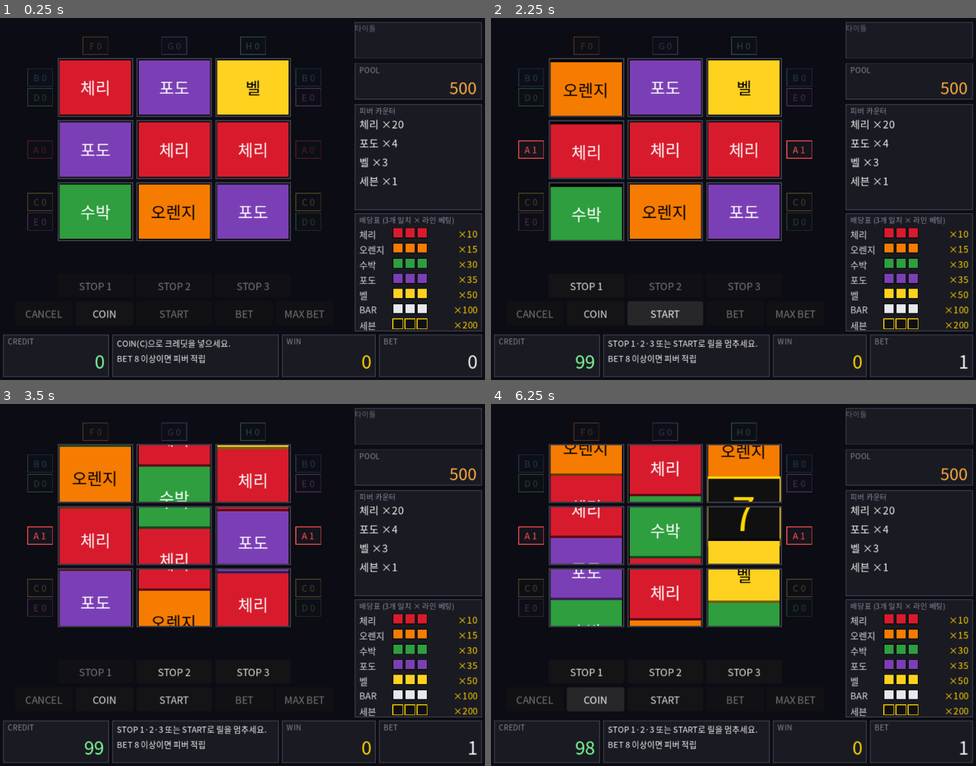
Above: before the commit, frames 1-4 (two rows, left to right).
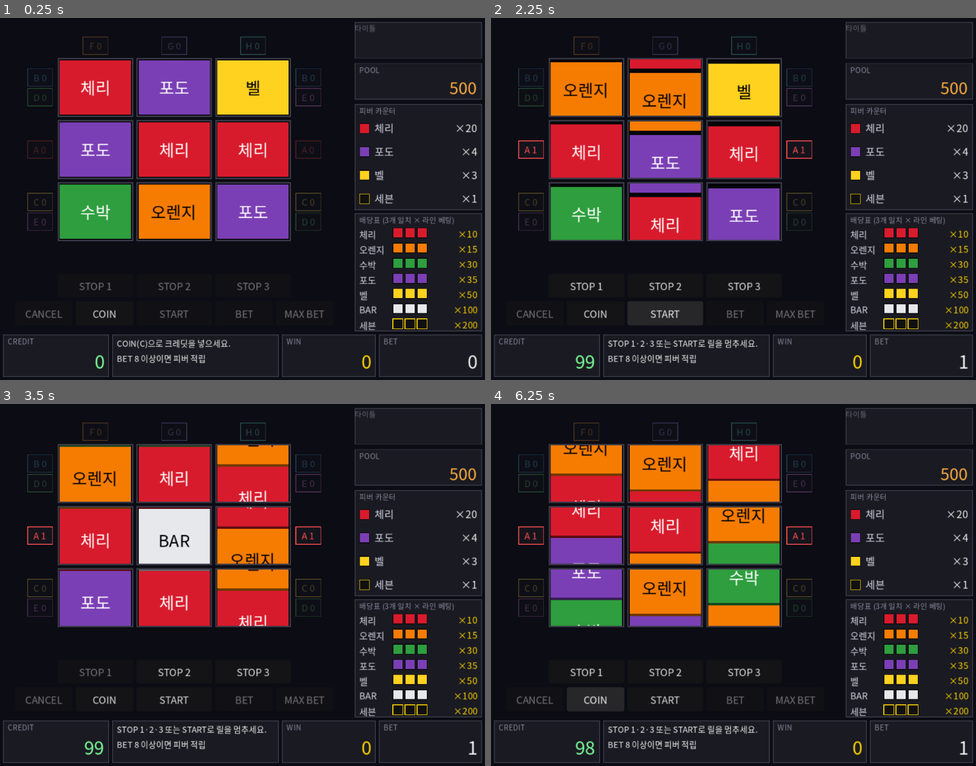
Above: after the commit, the same moments.

Repository: maroochee-code/FruitSlot
Game: Godot game, scene res://scenes/main.tscn
Two runs of this game, one before a commit and one after it. Both use one fixed random seed, a clock stepped at 60 frames per second and the inputs below.
Inputs:
- Up to frame 1 (0.25 s): no input
- Up to frame 2 (2.25 s): click "COIN" at 0.5 s; click "BET" at 1.25 s; click "START" at 2 s
- Up to frame 3 (3.5 s): click "STOP 1" at 2.75 s
- Up to frame 4 (6.25 s): click "STOP 2" at 3.5 s; click "STOP 3" at 4.25 s; click "START" at 5 s; click "COIN" at 5.75 s

The runs differ from the first frame. In frame 1, 0.8% of the frame differs, in the area x 74-99%, y 27-52%; in frame 2, 8.9%; in frame 3, 11%; in frame 4, 15%, in the area x 28-99%, y 11-62%.

Commit message:
v0.5.0 5-A: 피버 카운터 패널(마지막 1회 깜빡임), POOL 색 3단계(feel.json 기준), 기획서 8·9장 balance.json 기준 명시

Diff:
--- a/data/feel.json
+++ b/data/feel.json
@@ -5,11 +5,13 @@
 	"slide_ease_power": 3.0,
 	"bounce_cells": 0.15,
 	"bounce_time": 0.14,
-	"reel_start_delay": [0.0, 0.3, 0.5],
-	"reel_speed_scale": [1.0, 0.7, 1.3],
+	"reel_start_delay": [0.0, 0.08, 0.16],
+	"reel_speed_scale": [1.0, 0.95, 1.05],
 	"auto_stop_start": 3.0,
 	"auto_stop_interval": 0.4,
 	"quick_stop_interval": 0.15,
 	"start_lock_sec": 0.3,
-	"result_delay": 0.25
+	"result_delay": 0.25,
+	"pool_yellow_from": 1000,
+	"pool_red_from": 1500
 }
--- a/data/feel-bak.json
+++ b/data/feel_bak.json
@@ -11,5 +11,7 @@
 	"auto_stop_interval": 0.4,
 	"quick_stop_interval": 0.15,
 	"start_lock_sec": 0.3,
-	"result_delay": 0.25
+	"result_delay": 0.25,
+	"pool_yellow_from": 1000,
+	"pool_red_from": 1500
 }
--- a/scenes/test/reel_test.gd
+++ b/scenes/test/reel_test.gd
@@ -108,6 +108,13 @@
 	var good: FeelConfig = FeelConfig.from_dict({"spin_speed": 40, "bounce_cells": 0})
 	_check(good.spin_speed == 40.0 and good.bounce_cells == 0.0, "범위 안 값(정수 포함)은 그대로 읽음")
 	_check(_file_feel.slide_cells + _file_feel.bounce_cells < float(_strip_length), "감속 구간이 스트립 길이보다 짧음")
+	_check(_file_feel.pool_yellow_from == 1000.0 and _file_feel.pool_red_from == 1500.0, "data/feel.json: POOL 색 단계 기준 1,000 / 1,500")
+	var pool_good: FeelConfig = FeelConfig.from_dict({"pool_yellow_from": 2000, "pool_red_from": 3000})
+	_check(pool_good.pool_yellow_from == 2000.0 and pool_good.pool_red_from == 3000.0, "POOL 색 단계 기준을 feel.json 값으로 읽음")
+	var pool_reversed: FeelConfig = FeelConfig.from_dict({"pool_yellow_from": 3000, "pool_red_from": 2000})
+	_check(pool_reversed.pool_yellow_from == 1000.0 and pool_reversed.pool_red_from == 1500.0 and not pool_reversed.errors.is_empty(), "노랑 기준이 빨강 기준 이상이면 둘 다 기본값 + 문제 기록")
+	var pool_negative: FeelConfig = FeelConfig.from_dict({"pool_yellow_from": -5, "pool_red_from": "많이"})
+	_check(pool_negative.pool_yellow_from == 1000.0 and pool_negative.pool_red_from == 1500.0, "음수·숫자 아닌 POOL 기준은 기본값")
 
 
 # ---------------------------------------------------------------- ReelMotion
--- a/scenes/test/view_test.gd
+++ b/scenes/test/view_test.gd
@@ -42,6 +42,8 @@
 	_test_initial_screen(main)
 	_test_layout(main)
 	_test_paytable(main)
+	_test_fever_panel(main)
+	_test_pool_color(main)
 	_test_keyboard(main)
 	_test_max_and_cancel(main)
 	await _test_spins(main)
@@ -63,6 +65,10 @@
 
 func _box(main: Control, node_name: String) -> InfoBox:
 	return main.get_node(node_name) as InfoBox
+
+
+func _fever(main: Control) -> FeverPanel:
+	return main.get_node("FeverBox") as FeverPanel
 
 
 func _press(main: Control, keycode: Key) -> void:
@@ -125,6 +131,75 @@
 	var fever: Control = main.get_node("FeverBox")
 	_check(panel.position.y >= fever.position.y + fever.size.y, "배당표가 피버 카운터 아래")
 	_check(panel.position.y + panel.size.y <= 420.0, "배당표가 하단 바 위")
+
+
+## 깜빡임 시계를 0으로 돌린 뒤 켜짐(주기의 3/4 지점) 또는 꺼짐(1/4 지점) 상태로 맞춘다
+func _set_blink(main: Control, on: bool) -> void:
+	main.set("_blink_time", 0.0)
+	main.advance(main.BLINK_PERIOD * (0.75 if on else 0.25))
+
+
+func _test_fever_panel(main: Control) -> void:
+	var data: BalanceData = GameState.get_balance()
+	var panel: FeverPanel = _fever(main)
+	_check(panel.row_count() == data.fever_symbols.size(), "피버 카운터 줄 수 = balance.json 피버 대상 수")
+	var expected: PackedStringArray = PackedStringArray()
+	for symbol: String in data.fever_symbols:
+		expected.append("%s ×%d" % [data.symbol_names[symbol], data.fever_initial_counts[symbol]])
+	_check(panel.value_text() == "\n".join(expected), "처음 피버 카운터 숫자 = balance.json 초기값")
+	_set_blink(main, true)
+	var none_flash: bool = true
+	for symbol: String in data.fever_symbols:
+		none_flash = none_flash and not panel.is_flashing(symbol)
+	_check(none_flash, "초기 카운터에서는 깜빡이는 줄이 없음 (세븐 초기값 1도 제외)")
+	# 마지막 1회: 초기값 2 이상인 심볼만 깜빡인다. 세븐(초기값 1)은 항상 1이어도 제외.
+	var counts: Dictionary[String, int] = {}
+	for symbol: String in data.fever_symbols:
+		counts[symbol] = 1
+	main._refresh_side_panel(GameState.get_pool(), counts)
+	for symbol: String in data.fever_symbols:
+		var should_blink: bool = data.fever_initial_counts[symbol] >= 2
+		_set_blink(main, true)
+		_check(panel.is_last_one(symbol) == should_blink and panel.is_flashing(symbol) == should_blink, "남은 1회: %s 깜빡임 켜짐 = %s (초기값 %d)" % [symbol, should_blink, data.fever_initial_counts[symbol]])
+		_check((panel.count_color(symbol) == FeverPanel.LAST_ONE_COLOR) == should_blink, "남은 1회: %s 켜짐일 때 글자색 = 강조색 여부 %s" % [symbol, should_blink])
+		_set_blink(main, false)
+		_check(not panel.is_flashing(symbol) and panel.count_color(symbol) == FeverPanel.COUNT_COLOR, "남은 1회: %s 꺼짐일 때 평소 색" % symbol)
+	# 남은 횟수가 2 이상이면 켜짐 때도 깜빡이지 않음
+	for symbol: String in data.fever_symbols:
+		counts[symbol] = maxi(2, data.fever_initial_counts[symbol])
+	main._refresh_side_panel(GameState.get_pool(), counts)
+	_set_blink(main, true)
+	var calm: bool = true
+	for symbol: String in data.fever_symbols:
+		calm = calm and not panel.is_flashing(symbol)
+	_check(calm, "남은 횟수 2 이상이면 깜빡이지 않음")
+	main._refresh_side_panel(GameState.get_pool(), GameState.get_fever_counts())
+
+
+func _test_pool_color(main: Control) -> void:
+	var feel: FeelConfig = main.feel()
+	var yellow: int = int(feel.pool_yellow_from)
+	var red: int = int(feel.pool_red_from)
+	_check(main.pool_tier(yellow - 1) == main.POOL_TIER_NORMAL and main.pool_tier(0) == main.POOL_TIER_NORMAL, "POOL 노랑 기준 미만은 기본(주황) 단계")
+	_check(main.pool_tier(yellow) == main.POOL_TIER_YELLOW and main.pool_tier(red - 1) == main.POOL_TIER_YELLOW, "POOL 노랑 기준 이상·빨강 기준 미만은 노랑 단계")
+	_check(main.pool_tier(red) == main.POOL_TIER_RED and main.pool_tier(red * 10) == main.POOL_TIER_RED, "POOL 빨강 기준 이상은 빨강 단계")
+	var pool_box: InfoBox = _box(main, "PoolBox")
+	var counts: Dictionary[String, int] = GameState.get_fever_counts()
+	main._refresh_side_panel(yellow - 1, counts)
+	_check(pool_box.value_text() == str(yellow - 1) and pool_box.value_color() == main.POOL_COLOR, "POOL 기본 단계: 숫자와 주황")
+	main._refresh_side_panel(yellow, counts)
+	_check(pool_box.value_color() == main.POOL_COLOR_YELLOW, "POOL 노랑 기준 도달: 노랑")
+	_set_blink(main, false)
+	main._refresh_side_panel(red, counts)
+	var off_color: Color = pool_box.value_color()
+	_set_blink(main, true)
+	var on_color: Color = pool_box.value_color()
+	_check(off_color == main.POOL_COLOR_RED_DIM and on_color == main.POOL_COLOR_RED, "POOL 빨강 단계: 깜빡임 꺼짐/켜짐에 따라 색이 바뀜")
+	_set_blink(main, true)
+	main._refresh_side_panel(yellow, counts)
+	_check(pool_box.value_color() == main.POOL_COLOR_YELLOW, "POOL이 빨강 기준 아래로 내려가면 깜빡임 없이 노랑")
+	main._refresh_side_panel(GameState.get_pool(), GameState.get_fever_counts())
+	_check(pool_box.value_text() == str(GameState.get_pool()), "POOL 표시를 원래 값으로 되돌림")
 
 
 func _test_max_and_cancel(main: Control) -> void:
@@ -234,7 +309,7 @@
 		return false
 	if _box(main, "PoolBox").value_text() != str(result.pool_after):
 		return false
-	var rows: PackedStringArray = _box(main, "FeverBox").value_text().split("\n")
+	var rows: PackedStringArray = _fever(main).value_text().split("\n")
 	for i: int in data.fever_symbols.size():
 		var symbol: String = data.fever_symbols[i]
 		if rows[i] != "%s ×%d" % [data.symbol_names[symbol], result.fever_counts_after[symbol]]:
@@ -318,7 +393,7 @@
 func _run_spin(main: Control, mode: int, stops: PackedInt32Array) -> void:
 	var credit_text: String = _box(main, "CreditBox").value_text()
 	var pool_text: String = _box(main, "PoolBox").value_text()
-	var fever_text: String = _box(main, "FeverBox").value_text()
+	var fever_text: String = _fever(main).value_text()
 	var plan: Array[Dictionary] = _make_plan(mode)
 	var rects: Array[Rect2] = _window_rects(main)
 	var feel: FeelConfig = main.feel()
@@ -346,7 +421,7 @@
 			_window_moves += 1
 		if GameState.spinning:
 			if _box(main, "CreditBox").value_text() != credit_text or _box(main, "WinBox").value_text() != "0" \
-					or _box(main, "PoolBox").value_text() != pool_text or _box(main, "FeverBox").value_text() != fever_text:
+					or _box(main, "PoolBox").value_text() != pool_text or _fever(main).value_text() != fever_text:
 				_early_reveal += 1
 			if not lock_checked and time >= LOCK_CHECK_SEC:
 				lock_checked = true
--- a/scripts/view/feel_config.gd
+++ b/scripts/view/feel_config.gd
@@ -17,6 +17,8 @@
 	"quick_stop_interval": [0.15, 0.0, 5.0],
 	"start_lock_sec": [0.3, 0.0, 5.0],
 	"result_delay": [0.25, 0.0, 5.0],
+	"pool_yellow_from": [1000.0, 0.0, 1000000000.0],
+	"pool_red_from": [1500.0, 0.0, 1000000000.0],
 }
 ## 릴 수만큼 값이 들어가는 항목. 키: [기본값 목록, 최솟값, 최댓값]
 const REEL_COUNT: int = 3
@@ -53,6 +55,10 @@
 var start_lock_sec: float = 0.3
 ## 마지막 릴이 멈춘 뒤 정산·당첨 연출까지의 간격 (초)
 var result_delay: float = 0.25
+## POOL 숫자가 이 값 이상이면 노랑 (미만이면 주황)
+var pool_yellow_from: float = 1000.0
+## POOL 숫자가 이 값 이상이면 빨강 + 가벼운 깜빡임. pool_yellow_from보다 커야 한다.
+var pool_red_from: float = 1500.0
 ## 파일에서 읽다가 문제가 있어 기본값으로 대체한 항목 설명
 var errors: PackedStringArray = PackedStringArray()
 ## 파일을 읽고 JSON으로 해석하는 데 성공했는지 (항목별 범위 문제와는 별개)
@@ -98,6 +104,7 @@
 	for key: String in ARRAY_SPECS:
 		set(key, _read_array(raw, key))
 	_check_delay_before_auto_stop()
+	_check_pool_tiers()
 
 
 ## 릴 수만큼의 숫자 목록을 읽는다. 개수가 다르거나 하나라도 범위 밖이면 목록 전체를 기본값으로 쓴다.
@@ -131,6 +138,15 @@
 		reel_start_delay = PackedFloat64Array(NO_DELAY)
 
 
+## 노랑 기준이 빨강 기준 이상이면 단계가 성립하지 않으므로 둘 다 기본값으로 돌린다.
+func _check_pool_tiers() -> void:
+	if pool_yellow_from < pool_red_from:
+		return
+	errors.append("pool_yellow_from(%s)가 pool_red_from(%s)보다 작아야 해서 둘 다 기본값 사용" % [pool_yellow_from, pool_red_from])
+	pool_yellow_from = SPECS["pool_yellow_from"][0]
+	pool_red_from = SPECS["pool_red_from"][0]
+
+
 func _longest_delay() -> float:
 	var longest: float = 0.0
 	for delay: float in reel_start_delay:
--- /dev/null
+++ b/scripts/view/fever_panel.gd
@@ -0,0 +1,151 @@
+class_name FeverPanel
+extends Panel
+## 피버 카운터 패널: 대상 심볼마다 한 줄(색 박스 + 이름 + ×남은 횟수).
+## 숫자는 balance.json(BalanceData)에서만 읽는다. 초기값이 2 이상인 심볼이 마지막 1회만 남으면 그 줄이 깜빡인다.
+## (초기값이 처음부터 1인 심볼은 항상 1이라 깜빡이지 않는다.)
+
+const TITLE_TEXT: String = "피버 카운터"
+const BG_COLOR: Color = Color("1A1A22")
+const BORDER_COLOR: Color = Color("3A3A48")
+const TITLE_COLOR: Color = Color("8A8AA0")
+const NAME_COLOR: Color = Color("D8D8E4")
+const COUNT_COLOR: Color = Color("F2F2F2")
+## 깜빡임 "켜짐" 때의 글자 색 (꺼짐일 때는 위의 평소 색)
+const LAST_ONE_COLOR: Color = Color("FF5050")
+const TITLE_FONT_SIZE: int = 10
+const ROW_FONT_SIZE: int = 14
+const PAD: float = 6.0
+const TITLE_HEIGHT: float = 16.0
+const NAME_WIDTH: float = 52.0
+const MINI_SIZE: Vector2 = Vector2(14, 14)
+const MINI_BORDER: int = 1
+const MINI_GAP: float = 6.0
+
+var _data: BalanceData
+var _name_labels: Dictionary[String, Label] = {}
+var _count_labels: Dictionary[String, Label] = {}
+var _counts: Dictionary[String, int] = {}
+var _blink_on: bool = false
+
+
+func _init(box_name: String, rect: Rect2) -> void:
+	name = box_name
+	position = rect.position
+	size = rect.size
+	clip_contents = true
+	var box: StyleBoxFlat = StyleBoxFlat.new()
+	box.bg_color = BG_COLOR
+	box.border_color = BORDER_COLOR
+	box.set_border_width_all(1)
+	add_theme_stylebox_override("panel", box)
+
+
+## 피버 대상 심볼(balance.json의 fever.targets 순서)대로 한 줄씩 만든다.
+func setup(data: BalanceData) -> void:
+	_data = data
+	var title: Label = Label.new()
+	title.text = TITLE_TEXT
+	title.position = Vector2(PAD, 1.0)
+	title.add_theme_font_size_override("font_size", TITLE_FONT_SIZE)
+	title.add_theme_color_override("font_color", TITLE_COLOR)
+	add_child(title)
+	var rows: int = data.fever_symbols.size()
+	var row_height: float = (size.y - TITLE_HEIGHT) / maxf(1.0, rows)
+	for i: int in rows:
+		_add_row(data.fever_symbols[i], Vector2(PAD, TITLE_HEIGHT + i * row_height), row_height)
+
+
+## 스핀 결과의 카운터 스냅샷으로 숫자를 바꾼다.
+func set_counts(counts: Dictionary[String, int]) -> void:
+	for symbol: String in _data.fever_symbols:
+		_counts[symbol] = counts[symbol]
+		_count_labels[symbol].text = "×%d" % counts[symbol]
+	_apply_blink()
+
+
+## 깜빡임 켜짐/꺼짐. 시간 계산은 main이 하고 이 패널은 상태만 받는다 (테스트가 시간을 직접 정할 수 있게).
+func set_blink(on: bool) -> void:
+	if on == _blink_on:
+		return
+	_blink_on = on
+	_apply_blink()
+
+
+## 이 심볼이 "마지막 1회 남음" 상태인가 (초기값 2 이상 + 남은 1)
+func is_last_one(symbol: String) -> bool:
+	return _data.fever_initial_counts[symbol] >= 2 and _counts.get(symbol, 0) == 1
+
+
+## 이 심볼의 줄이 지금 깜빡임 "켜짐" 색으로 보이는가
+func is_flashing(symbol: String) -> bool:
+	return is_last_one(symbol) and _blink_on
+
+
+## 기존 형식 그대로의 텍스트 ("체리 ×20" 줄바꿈 목록). 테스트·디버그용
+func value_text() -> String:
+	var rows: PackedStringArray = PackedStringArray()
+	for symbol: String in _data.fever_symbols:
+		rows.append("%s %s" % [_name_labels[symbol].text, _count_labels[symbol].text])
+	return "\n".join(rows)
+
+
+## 이 심볼 줄의 숫자(×N) 글자 색 (테스트용)
+func count_color(symbol: String) -> Color:
+	return _count_labels[symbol].get_theme_color("font_color")
+
+
+func row_count() -> int:
+	return _count_labels.size()
+
+
+func _apply_blink() -> void:
+	for symbol: String in _data.fever_symbols:
+		var color_name: Color = NAME_COLOR
+		var color_count: Color = COUNT_COLOR
+		if is_flashing(symbol):
+			color_name = LAST_ONE_COLOR
+			color_count = LAST_ONE_COLOR
+		_name_labels[symbol].add_theme_color_override("font_color", color_name)
+		_count_labels[symbol].add_theme_color_override("font_color", color_count)
+
+
+func _add_row(symbol: String, top_left: Vector2, row_height: float) -> void:
+	var mini_y: float = top_left.y + (row_height - MINI_SIZE.y) / 2.0
+	add_child(_make_mini_box(symbol, Vector2(top_left.x, mini_y)))
+	var name_x: float = top_left.x + MINI_SIZE.x + MINI_GAP
+	var name_label: Label = _make_label(_data.symbol_names.get(symbol, symbol), NAME_COLOR, HORIZONTAL_ALIGNMENT_LEFT)
+	name_label.position = Vector2(name_x, top_left.y)
+	name_label.size = Vector2(NAME_WIDTH, row_height)
+	add_child(name_label)
+	var count_x: float = name_x + NAME_WIDTH
+	var count_label: Label = _make_label("×%d" % _data.fever_initial_counts[symbol], COUNT_COLOR, HORIZONTAL_ALIGNMENT_RIGHT)
+	count_label.position = Vector2(count_x, top_left.y)
+	count_label.size = Vector2(size.x - PAD - count_x, row_height)
+	add_child(count_label)
+	_name_labels[symbol] = name_label
+	_count_labels[symbol] = count_label
+	_counts[symbol] = _data.fever_initial_counts[symbol]
+
+
+## 화면의 칸과 같은 색의 작은 박스
+func _make_mini_box(symbol: String, pos: Vector2) -> Panel:
+	var style: Dictionary = SymbolStyle.get_style(symbol)
+	var mini_box: Panel = Panel.new()
+	mini_box.position = pos
+	mini_box.size = MINI_SIZE
+	var box: StyleBoxFlat = StyleBoxFlat.new()
+	box.bg_color = style["bg"]
+	box.border_color = style["border"]
+	box.set_border_width_all(MINI_BORDER)
+	mini_box.add_theme_stylebox_override("panel", box)
+	return mini_box
+
+
+func _make_label(text: String, color: Color, align: HorizontalAlignment) -> Label:
+	var label: Label = Label.new()
+	label.text = text
+	label.horizontal_alignment = align
+	label.vertical_alignment = VERTICAL_ALIGNMENT_CENTER
+	label.add_theme_font_size_override("font_size", ROW_FONT_SIZE)
+	label.add_theme_color_override("font_color", color)
+	return label
--- a/scripts/view/info_box.gd
+++ b/scripts/view/info_box.gd
@@ -54,3 +54,7 @@
 
 func set_value_color(color: Color) -> void:
 	_value.add_theme_color_override("font_color", color)
+
+
+func value_color() -> Color:
+	return _value.get_theme_color("font_color")
--- a/scripts/view/main.gd
+++ b/scripts/view/main.gd
@@ -31,7 +31,6 @@
 const BIG_FONT_SIZE: int = 24
 const POOL_FONT_SIZE: int = 22
 const NOTICE_FONT_SIZE: int = 11
-const FEVER_FONT_SIZE: int = 14
 const PLACEHOLDER_BG: Color = Color("1A1A22")
 const PLACEHOLDER_BORDER: Color = Color("3A3A48")
 const PLACEHOLDER_TEXT: Color = Color("6A6A7A")
@@ -39,7 +38,16 @@
 const BACKGROUND_COLOR: Color = Color("0C0C14")
 const CREDIT_COLOR: Color = Color("7CFF9A")
 const WIN_COLOR: Color = Color("FFD700")
+## POOL 숫자 색 3단계: 주황(기본) → 노랑(pool_yellow_from 이상) → 빨강+깜빡임(pool_red_from 이상). 기준 숫자는 feel.json
 const POOL_COLOR: Color = Color("FFB040")
+const POOL_COLOR_YELLOW: Color = Color("FFE94A")
+const POOL_COLOR_RED: Color = Color("FF4040")
+const POOL_COLOR_RED_DIM: Color = Color("8A2222")
+const POOL_TIER_NORMAL: int = 0
+const POOL_TIER_YELLOW: int = 1
+const POOL_TIER_RED: int = 2
+## 깜빡임 한 주기(초). 절반은 켜짐, 절반은 꺼짐. 피버 카운터 마지막 1회 깜빡임과 POOL 빨강 단계가 함께 쓴다.
+const BLINK_PERIOD: float = 0.8
 ## feel.json 수정 시각을 확인하는 간격 (초)
 const FEEL_POLL_SEC: float = 0.5
 ## 한글이 깨지지 않도록 시스템 한글 글꼴을 우선 지정
@@ -71,7 +79,12 @@
 var _win_box: InfoBox
 var _bet_box: InfoBox
 var _pool_box: InfoBox
-var _fever_box: InfoBox
+var _fever_panel: FeverPanel
+## 깜빡임 시계(초)와 지금 켜짐인지
+var _blink_time: float = 0.0
+var _blink_on: bool = false
+## 지금 화면에 표시 중인 POOL 숫자
+var _pool_shown: int = 0
 var _paytable: PaytablePanel
 var _bet_button: Button
 var _max_bet_button: Button
@@ -149,6 +162,7 @@
 
 ## 시간을 delta초 진행한다. 릴 움직임, 자동 정지, 정산 대기를 처리한다. (테스트는 이걸 직접 부른다.)
 func advance(delta: float) -> void:
+	_advance_blink(delta)
 	if _spin.is_active():
 		_spin.advance(delta)
 		for reel: ReelView in _reels:
@@ -203,6 +217,36 @@
 	return accepted
 
 
+## 깜빡임 시계를 진행한다. 켜짐/꺼짐이 바뀔 때만 화면을 고친다.
+func _advance_blink(delta: float) -> void:
+	_blink_time = fmod(_blink_time + delta, BLINK_PERIOD)
+	var on: bool = _blink_time >= BLINK_PERIOD / 2.0
+	if on == _blink_on:
+		return
+	_blink_on = on
+	_fever_panel.set_blink(on)
+	_refresh_pool_color()
+
+
+## POOL 숫자의 색 단계 (POOL_TIER_*). 기준 숫자는 지금 스핀이 쓰는 손맛 설정(_feel)에서 읽는다.
+func pool_tier(pool: int) -> int:
+	if float(pool) >= _feel.pool_red_from:
+		return POOL_TIER_RED
+	if float(pool) >= _feel.pool_yellow_from:
+		return POOL_TIER_YELLOW
+	return POOL_TIER_NORMAL
+
+
+func _refresh_pool_color() -> void:
+	match pool_tier(_pool_shown):
+		POOL_TIER_RED:
+			_pool_box.set_value_color(POOL_COLOR_RED if _blink_on else POOL_COLOR_RED_DIM)
+		POOL_TIER_YELLOW:
+			_pool_box.set_value_color(POOL_COLOR_YELLOW)
+		_:
+			_pool_box.set_value_color(POOL_COLOR)
+
+
 ## 릴 index(0~2)의 화면 노드 (테스트용)
 func reel_view(index: int) -> ReelView:
 	return _reels[index]
@@ -367,13 +411,13 @@
 		_stop_buttons[i].disabled = not _spin.can_stop(i)
 
 
-## 오른쪽 패널: POOL 숫자와 피버 카운터 (연출은 5단계). 스핀 결과의 스냅샷을 받아 정지 후에만 갱신한다.
+## 오른쪽 패널: POOL 숫자(색 단계)와 피버 카운터. 스핀 결과의 스냅샷을 받아 정지 후에만 갱신한다.
+## (피버 발동·풀 획득 연출은 5-B, 5-C)
 func _refresh_side_panel(pool: int, counts: Dictionary[String, int]) -> void:
+	_pool_shown = pool
 	_pool_box.set_value(str(pool))
-	var rows: PackedStringArray = PackedStringArray()
-	for symbol: String in _data.fever_symbols:
-		rows.append("%s ×%d" % [_data.symbol_names.get(symbol, symbol), counts[symbol]])
-	_fever_box.set_value("\n".join(rows))
+	_refresh_pool_color()
+	_fever_panel.set_counts(counts)
 
 
 func _apply_font() -> void:
@@ -462,7 +506,9 @@
 	_bet_box = _add_box(InfoBox.new("BetBox", "BET", BET_RECT, BIG_FONT_SIZE, HORIZONTAL_ALIGNMENT_RIGHT))
 	_pool_box = _add_box(InfoBox.new("PoolBox", "POOL", POOL_RECT, POOL_FONT_SIZE, HORIZONTAL_ALIGNMENT_RIGHT))
 	_pool_box.set_value_color(POOL_COLOR)
-	_fever_box = _add_box(InfoBox.new("FeverBox", "피버 카운터", FEVER_RECT, FEVER_FONT_SIZE, HORIZONTAL_ALIGNMENT_LEFT, false, false))
+	_fever_panel = FeverPanel.new("FeverBox", FEVER_RECT)
+	add_child(_fever_panel)
+	_fever_panel.setup(_data)
 	_paytable = PaytablePanel.new("PaytablePanel", PAYTABLE_RECT)
 	add_child(_paytable)
 	_paytable.setup(_data)
Not shown, added: scripts/view/fever_panel.gd.uid
Not shown, changed: CHANGELOG.md
Not shown, changed: docs/feel.md
Not shown, changed: docs/기획서.md
Not shown, changed: docs/진행상황.md
